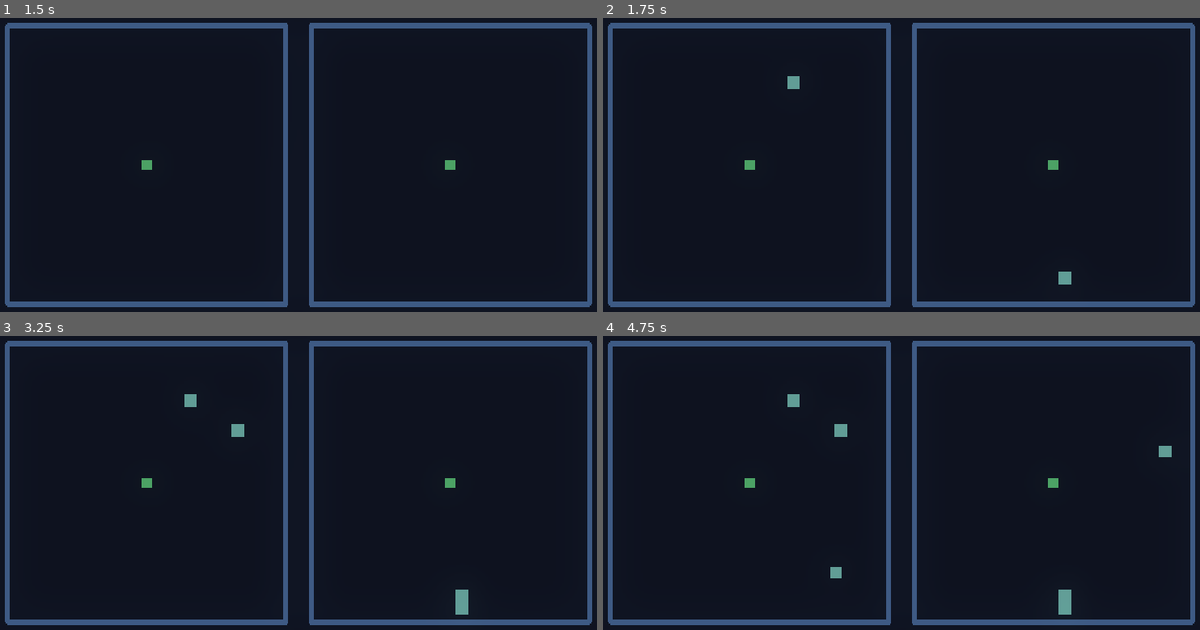
Above: before the commit, frames 1-4 (two rows, left to right).
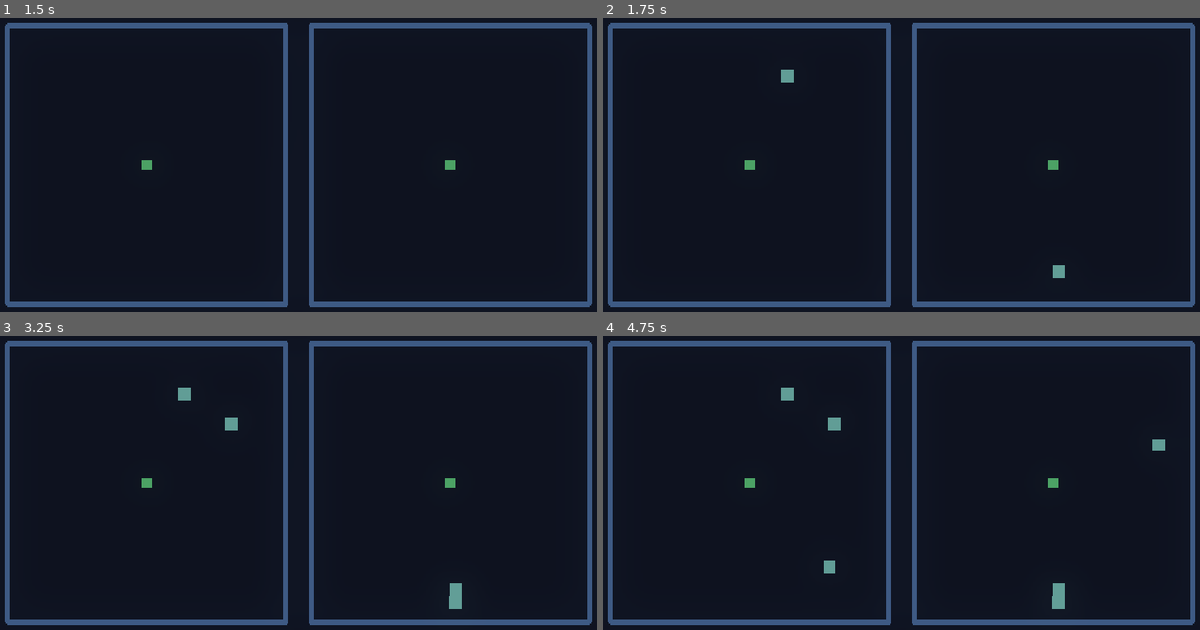
Above: after the commit, the same moments.

Repository: Marina-Banov/ggj-2026
Game: Godot game, scene res://Scenes/game.tscn
The game is run twice, just before and just after one commit, with the same random seed, the same clock (stepped at 60 frames per second) and the same inputs. This scene is started directly instead of the project's main scene.
Inputs:
- Up to frame 1 (1.5 s): tap Enter at 0.5 s; tap Space at 1.25 s
- Up to frame 2 (1.75 s): no input
- Up to frame 3 (3.25 s): tap Enter at 2 s; tap Space at 2.75 s
- Up to frame 4 (4.75 s): tap Enter at 3.5 s; tap Space at 4.25 s

Frame 1 is identical in both runs. In frame 2, 0.3% of the frame differs, in the area x 29-79%, y 17-91%; in frame 3, 0.5%; in frame 4, 0.8%, in the area x 29-96%, y 17-95%.

Commit message:
transform pickup to center

Diff:
--- a/Scenes/pickup.tscn
+++ b/Scenes/pickup.tscn
@@ -11,12 +11,11 @@
 script = ExtResource("1_iqk3k")
 
 [node name="CollisionShape2D" type="CollisionShape2D" parent="."]
-position = Vector2(12.5, 12.5)
 shape = SubResource("RectangleShape2D_pu7wf")
 
 [node name="Polygon2D" type="Polygon2D" parent="."]
 color = Color(0.37210003, 0.61, 0.57828003, 1)
-polygon = PackedVector2Array(0, 0, 25, 0, 25, 25, 0, 25)
+polygon = PackedVector2Array(-12.5, -12.5, 12.5, -12.5, 12.5, 12.5, -12.5, 12.5)
 uv = PackedVector2Array(0, 0, 152, 0, 152, 112, 0, 112)
 
 [connection signal="body_entered" from="." to="." method="_on_body_entered"]
